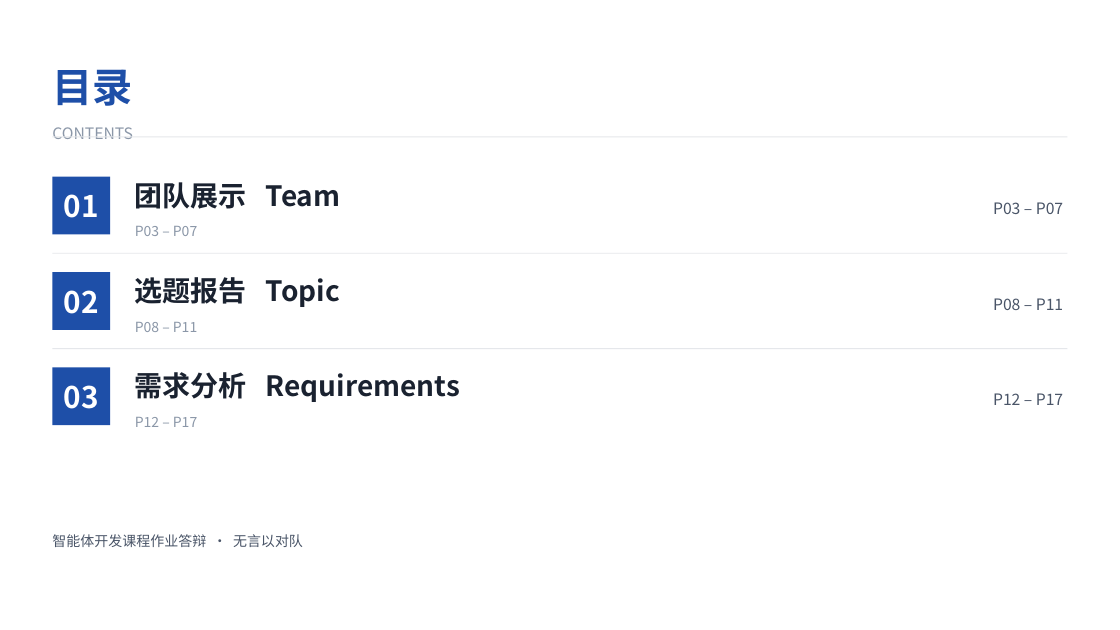
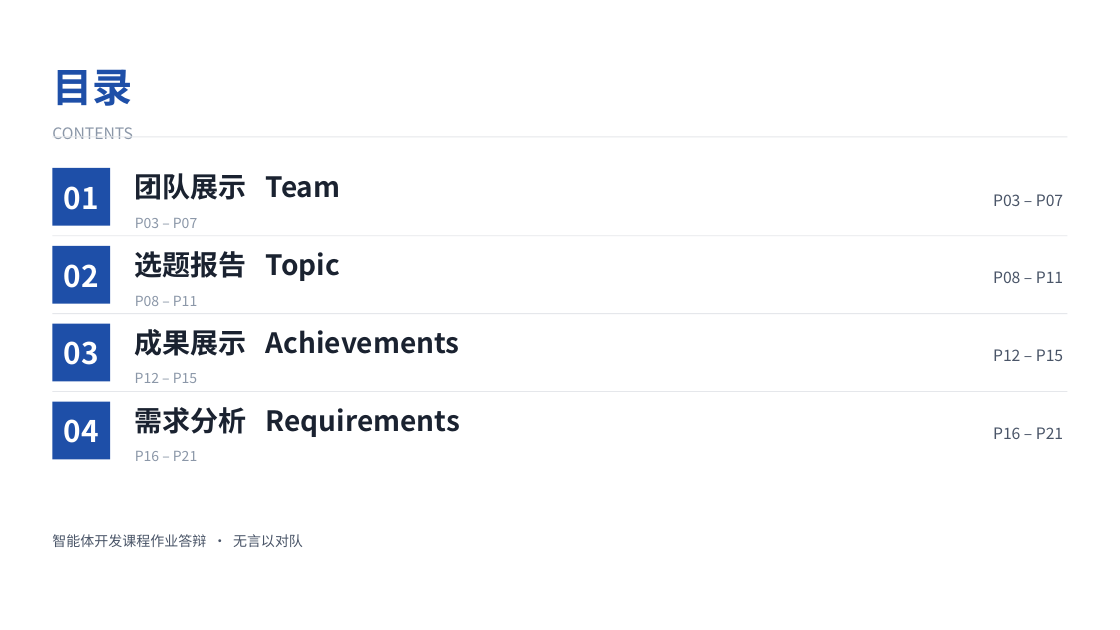
Before and after one commit to kecit33/ai-agent-study, a slide deck: slide 2 of docs/AI校园学习陪伴助手_团队展示与需求分析.pptx. Drawn at 1120x630 pixels with LibreOffice and Linux fonts; fonts in the diff are those of the drawing. Boxes give left, top, right and bottom in pixels: in the first picture for what was removed or moved away, otherwise in the second. Text is boxed around its words. In the diff, an @@ line names an element or a change of style, - is before the commit and + after.

Commit message:
feat(ppt): 选题报告后新增「03 成果展示」章节，演示文稿 18 页扩为 22 页
- 新增 P12 章节扉页 + P13 已上线成果总览 + P14 真实界面展示 + P15 实测证据与交付物；需求分析顺延为 04（P16–P21），封底 P22

- 成果内容全部取自 V1.5.0 真实产物：线上入口与 sharecode、40 条路由 / 37 项功能 / 39 条验收 / 8 张表 / 6 Provider / 10 前端模块、6 张真实 UI 截图（明确标注非示意图非 AI 生图）、四套回归本地与线上对照、6 项交付物与成果边界

- 连锁同步：封面四部分、目录四行与页码区间、15 个内容页页脚 NN / 22、章节编号 03/04、DESIGN.md 逐页字段表 22 行与图资产真实使用页

- 校验：22 页、XML 全可解析、16 个 r:embed 全部命中媒体、10 张 PNG 复用、0 元素越界、0 空字节、页脚编号与页序一致、新增 3 页排版诊断全 PASS

- .gitignore 中间 pptx 规则改为 docs/pptx/team_v15/*.pptx（构建包被编辑服务占用，不入库）

```diff
--- a/docs/AI校园学习陪伴助手_团队展示与需求分析.pptx
+++ b/docs/AI校园学习陪伴助手_团队展示与需求分析.pptx
@@ 4 texts, 1 rectangle: place and size @@
-4 texts, 1 rectangle at [52, 176, 1063, 236]
+4 texts, 1 rectangle at [52, 168, 1063, 228]
@@ rectangle: place and size @@
-rectangle at [52, 253, 1067, 254]
+rectangle at [52, 235, 1067, 236]
@@ 4 texts, 1 rectangle: place and size @@
-4 texts, 1 rectangle at [52, 272, 1063, 332]
+4 texts, 1 rectangle at [52, 246, 1063, 306]
@@ rectangle: place and size @@
-rectangle at [52, 349, 1067, 350]
+rectangle at [52, 313, 1067, 314]
@@ rectangle added at [52, 323, 110, 381], fill #1E4FA8 @@
@@ text added at [135, 329, 460, 356], 24 pt, text #1A2230, bold @@
+成果展示 Achievements
@@ text "03": place and size @@
-text "03" at [64, 385, 99, 409]
+text "03" at [64, 341, 99, 365]
@@ text at [993, 349, 1063, 361]: text changed @@
-P12 – P17
+P12 – P15
@@ text at [135, 373, 197, 383]: text changed @@
-P12 – P17
+P12 – P15
@@ rectangle: place and size @@
-rectangle at [52, 368, 110, 426]
+rectangle at [52, 402, 110, 460]
@@ rectangle added at [52, 392, 1067, 392], fill #E5E7EB @@
@@ text added at [64, 419, 99, 443], 25.5 pt, text #FFFFFF, bold @@
+04
@@ text "需求分析 Requirements": place and size @@
-text "需求分析 Requirements" at [135, 372, 460, 402]
+text "需求分析 Requirements" at [135, 407, 460, 437]
@@ text added at [993, 427, 1063, 439], 13.5 pt, text #4A5568 @@
+P16 – P21
@@ text added at [135, 451, 197, 461], 12 pt, text #8B97A8 @@
+P16 – P21
```
Also in this commit, not shown: 14 other slides changed, 4 slides added, 23 other files.
